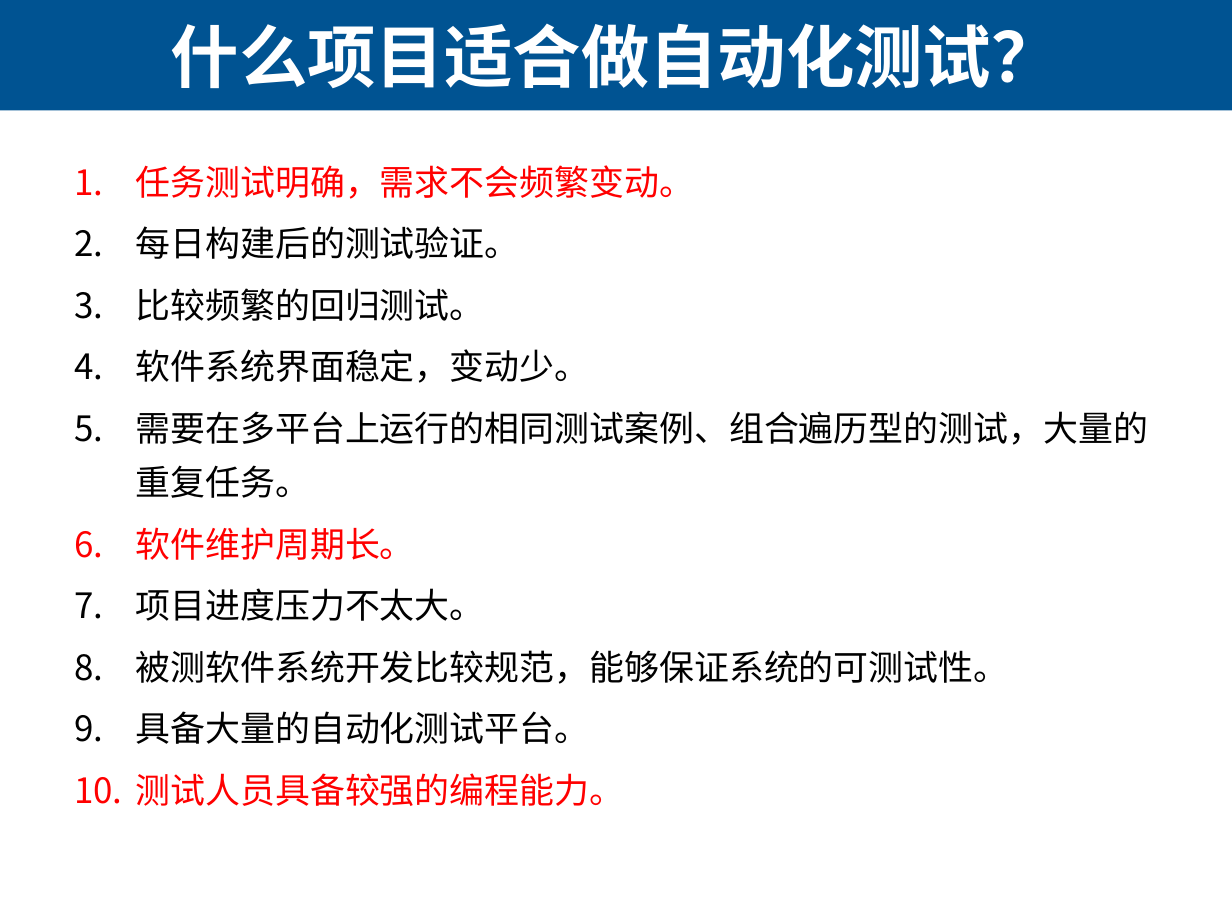
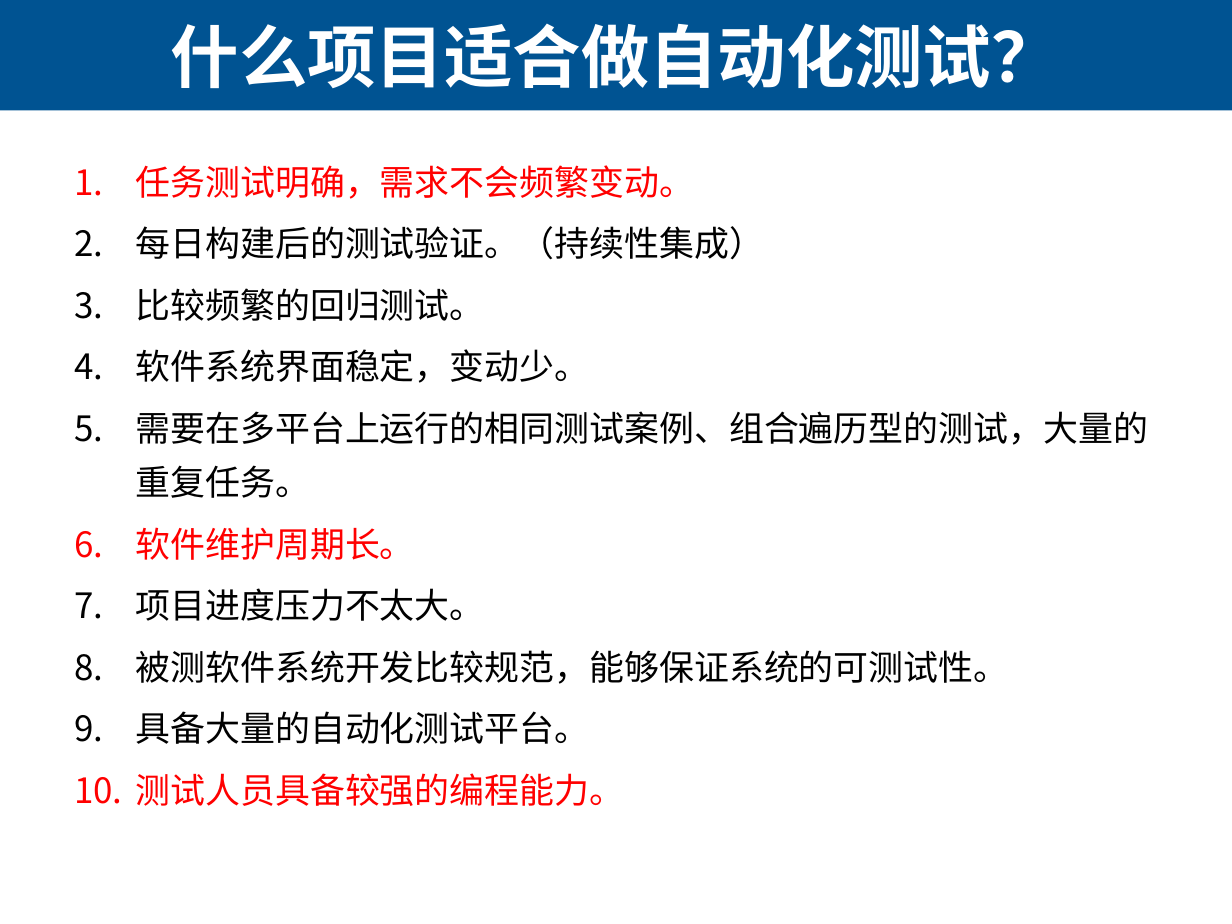
Before and after one commit to lihuanzhen/Testing-Fundamentals, a slide deck: slide 16 of PPT/ch14 Selenium基础/1401 自动化测试体系.pptx. Drawn at 1232x924 pixels with LibreOffice and Linux fonts; fonts in the diff are those of the drawing. Boxes give left, top, right and bottom in pixels: in the first picture for what was removed or moved away, otherwise in the second. Text is boxed around its words. In the diff, an @@ line names an element or a change of style, - is before the commit and + after.

```diff
--- a/PPT/ch14 Selenium基础/1401 自动化测试体系.pptx
+++ b/PPT/ch14 Selenium基础/1401 自动化测试体系.pptx
@@ text at <box>136,226,764,260</box>: text changed @@
-2. 每日构建后的测试验证。
+2. 每日构建后的测试验证。（持续性集成）
```
Also in this commit, not shown: 2 other files.
